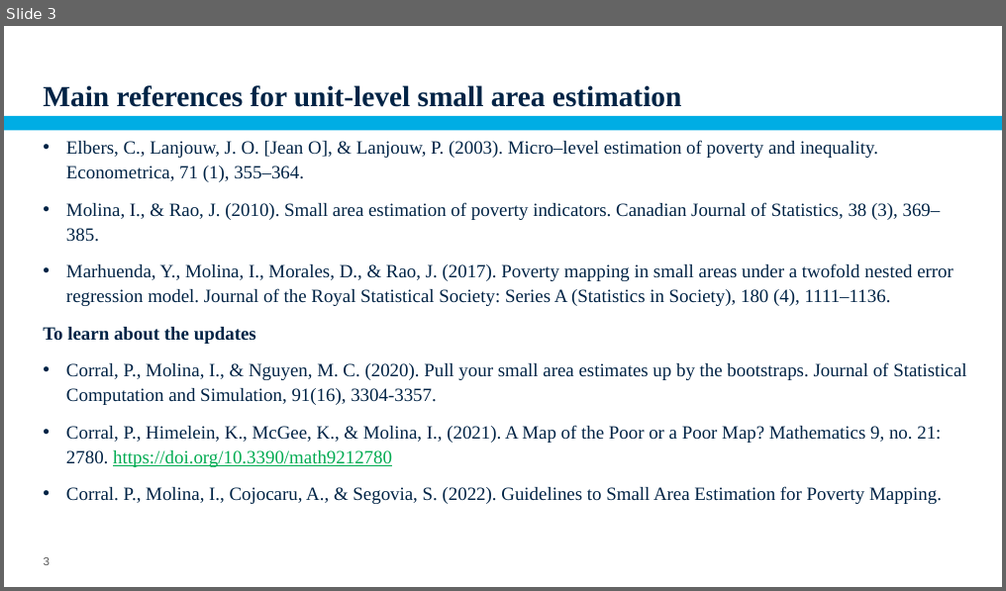
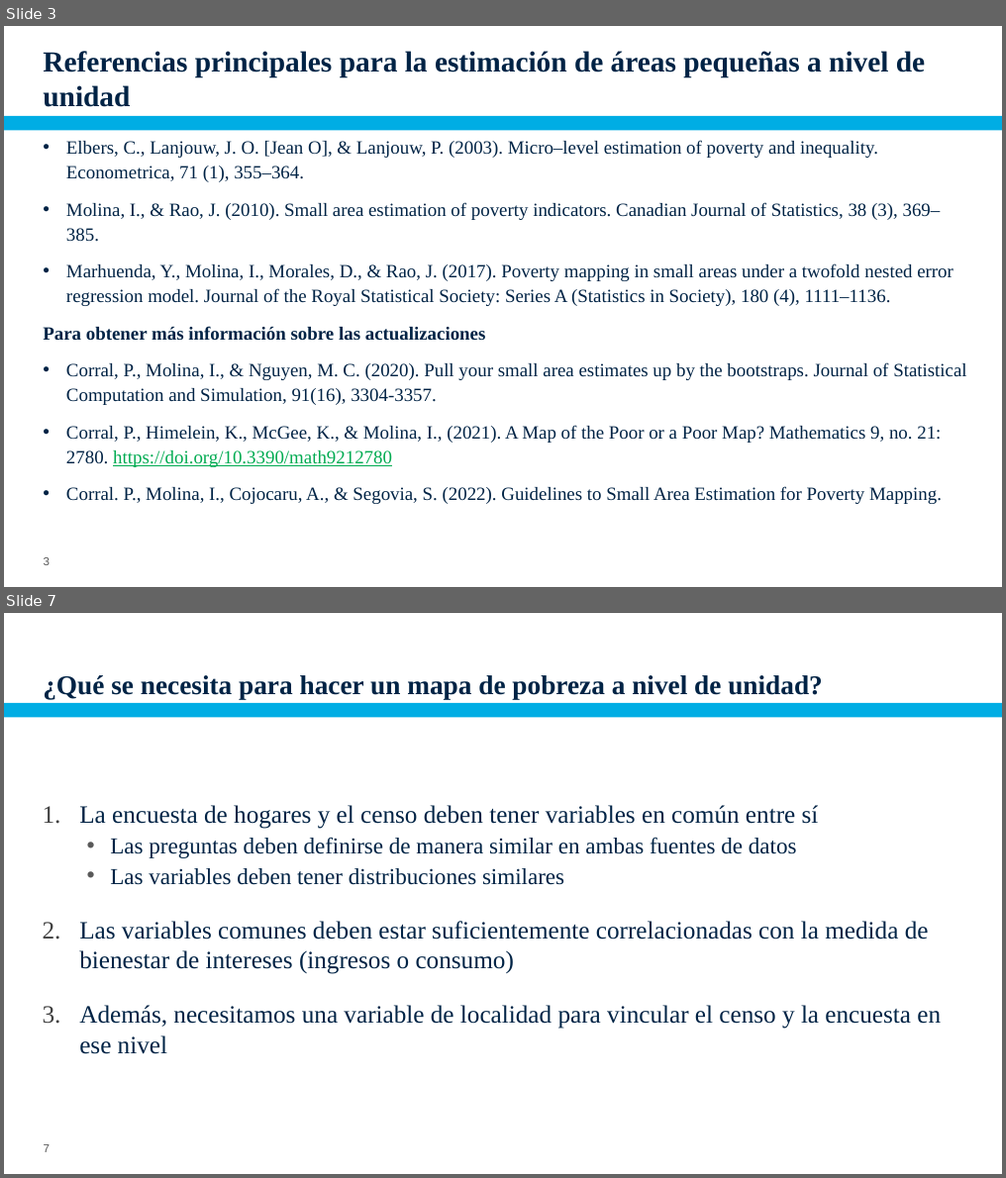
Before and after one commit to pcorralrodas/wb_sae_training, a slide deck: 03.Presentations/Small Area Estimation.pptx. Shown one above the other, each under a label of ours: slide 3 before the commit, slides 3 and 7 after it; the slides between them are not shown. The pictures are 1006x591 and 1006x1178 pixels, drawn with LibreOffice and Linux fonts; fonts in the diff are those of the drawing; background and template pictures are left out. Boxes give left, top, right and bottom in pixels: in the first picture for what was removed or moved away, otherwise in the second. Text is boxed around its words. In the diff, an @@ line names an element or a change of style, - is before the commit and + after.

Commit message:
Updated unitl-level models

```diff
--- a/03.Presentations/Small Area Estimation.pptx
+++ b/03.Presentations/Small Area Estimation.pptx
@@ slide 7 added at (x1=4, y1=613, x2=1002, y2=1174), background #FFFFFF; not listed: 1 template element that a slide beside it also shows @@
@@ title added at (x1=43, y1=675, x2=823, y2=699), 26 pt, text #002345, bold @@
+¿Qué se necesita para hacer un mapa de pobreza a nivel de unidad?
@@ text added at (x1=79, y1=805, x2=941, y2=1055), 24 pt, text #002345 @@
+1. La encuesta de hogares y el censo deben tener variables en común entre sí
+      • Las preguntas deben definirse de manera similar en ambas fuentes de datos
+      • Las variables deben tener distribuciones similares
+2. Las variables comunes deben estar suficientemente correlacionadas con la medida de bienestar de intereses (ingresos o consumo)
+3. Además, necesitamos una variable de localidad para vincular el censo y la encuesta en ese nivel
@@ page number added at (x1=44, y1=1145, x2=50, y2=1153), 11 pt, text #595959 @@
+7
@@ slide 3 changed as well @@
@@ title at (x1=43, y1=51, x2=925, y2=107): text changed @@
-Main references for unit-level small area estimation
+Referencias principales para la estimación de áreas pequeñas a nivel de unidad
@@ text at (x1=43, y1=326, x2=486, y2=341): text changed @@
-    To learn about the updates
+    Para obtener más información sobre las actualizaciones
```
Also in this commit, not shown: 12 other slides changed, 10 other slides added, 9 slides removed.
